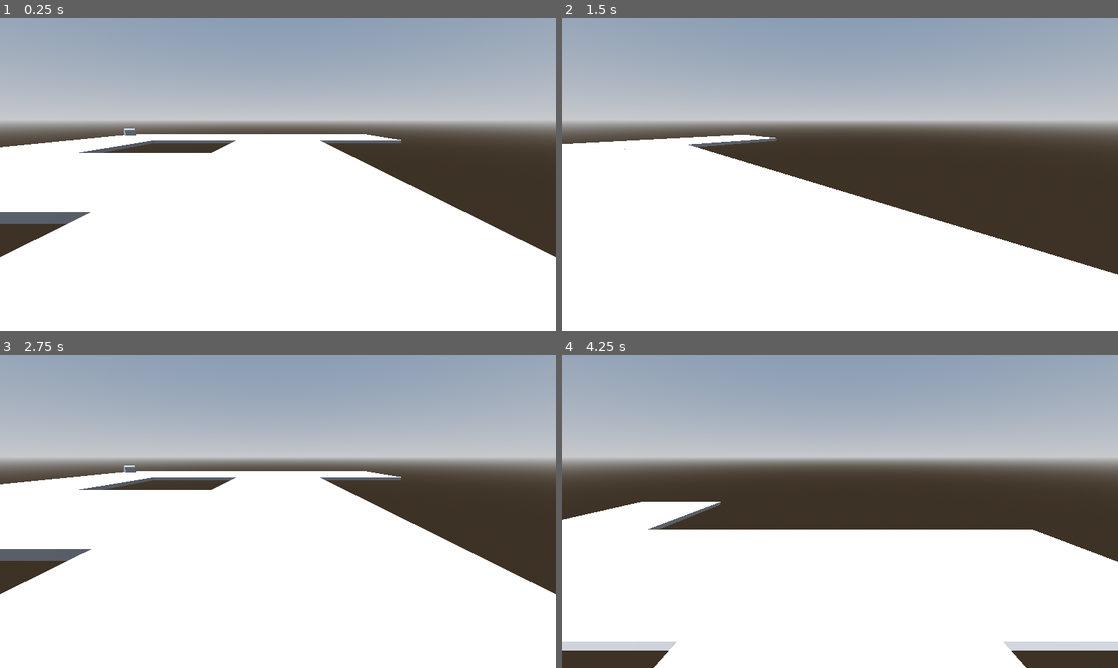
Above: before the commit, frames 1-4 (two rows, left to right).
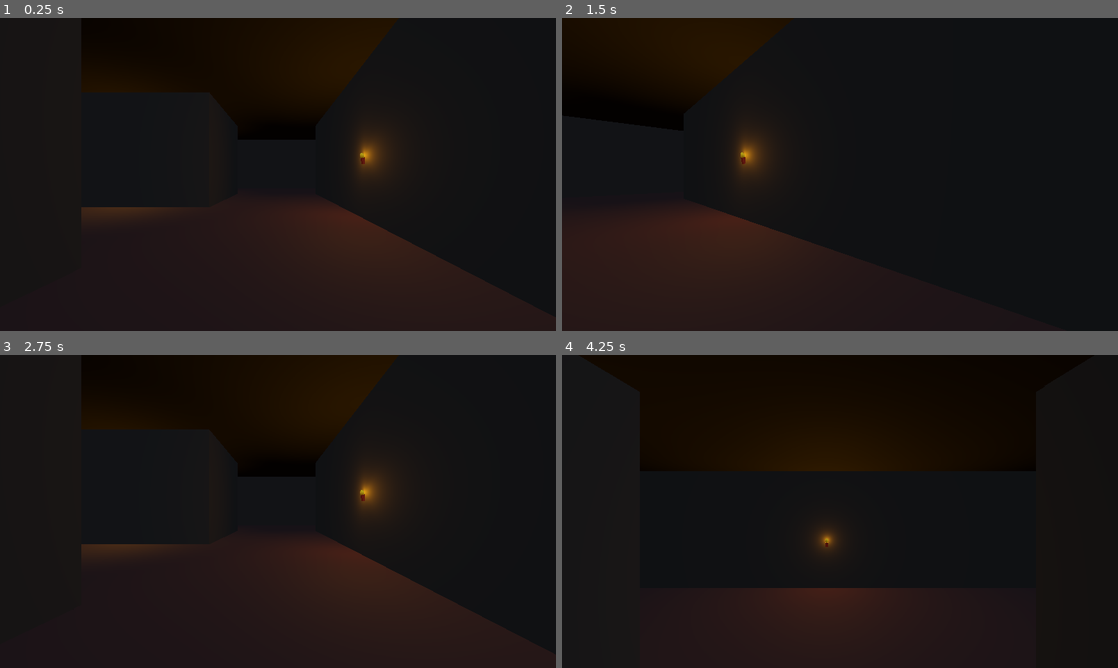
Above: after the commit, the same moments.

Repository: Cybierre-Koffee-Studio/GameOff2023
Game: Godot game, scene res://ProtoCrawler/world.tscn
Same seed, same stepped clock (60 frames per second), same inputs: the game is played once before the commit and once after it. This scene is started directly instead of the project's main scene.
Inputs (mouse positions are in pixels of both pictures, inside the frame that each line leads up to):
- Up to frame 1 (0.25 s): no input
- Up to frame 2 (1.5 s): tap Enter (ui_accept) at 0.5, 0.77 s; move the mouse to (962, 158) at 0.52 s; hold D (AllerADroite) 0.53-1.28 s; tap S (Reculer) at 0.6 s; click (962, 158) at 0.67 s; move the mouse to (728, 190) at 1.27 s; hold Down (ui_down) from 1.28 s (still down); tap E (rotaCamDroite) at 1.35 s
- Up to frame 3 (2.75 s): tap Enter (ui_accept) at 1.52 s; move the mouse to (333, 442) at 2.02 s; release Down (ui_down) at 2.03 s; hold D (AllerADroite) from 2.03 s (still down); tap A (rotaCamGauche) at 2.1 s
- Up to frame 4 (4.25 s): tap Enter (ui_accept) at 2.75, 3.02, 3.77 s; move the mouse to (812, 574) at 2.77 s; release D (AllerADroite) at 2.78 s; hold Z (Avancer) 2.78-3.53 s; tap S (Reculer) at 2.85 s; click (812, 574) at 2.92 s; move the mouse to (1006, 558) at 3.52 s; hold Q (AllerAGauche) from 3.53 s (still down); tap E (rotaCamDroite) at 3.6 s

The runs differ from the first frame. In frame 1, 100% of the frame differs, in the area x 0-100%, y 0-100%; in frame 2, 100%; in frame 3, 100%; in frame 4, 100%.

Commit message:
improve proto crawler

Diff:
--- a/godot/ProtoCrawler/tile.tscn
+++ b/godot/ProtoCrawler/tile.tscn
@@ -1,8 +1,12 @@
-[gd_scene load_steps=5 format=3 uid="uid://dfg5cslxxcqua"]
+[gd_scene load_steps=6 format=3 uid="uid://dfg5cslxxcqua"]
 
 [ext_resource type="Script" path="res://ProtoCrawler/tile.gd" id="1_yko1j"]
 
+[sub_resource type="StandardMaterial3D" id="StandardMaterial3D_5pvwl"]
+albedo_color = Color(0.133333, 0.0117647, 0, 1)
+
 [sub_resource type="BoxMesh" id="BoxMesh_0i4al"]
+material = SubResource("StandardMaterial3D_5pvwl")
 size = Vector3(3, 0.1, 3)
 
 [sub_resource type="ConvexPolygonShape3D" id="ConvexPolygonShape3D_iii2w"]
--- /dev/null
+++ b/godot/ProtoCrawler/torche.tscn
@@ -0,0 +1,35 @@
+[gd_scene load_steps=6 format=3 uid="uid://b5o47hkwlbute"]
+
+[sub_resource type="StandardMaterial3D" id="StandardMaterial3D_i22nl"]
+albedo_color = Color(0.615686, 0.141176, 0, 1)
+
+[sub_resource type="BoxMesh" id="BoxMesh_wx602"]
+material = SubResource("StandardMaterial3D_i22nl")
+size = Vector3(0.05, 0.1, 0.05)
+
+[sub_resource type="ConvexPolygonShape3D" id="ConvexPolygonShape3D_helkd"]
+points = PackedVector3Array(0.025, 0.0477152, 0.025, -0.025, -0.0492544, -0.025, -0.0242063, -0.0477152, 0.025, -0.025, 0.0492544, -0.025, 0.025, -0.0477152, -0.0242063, 0.025, -0.0477152, 0.025, -0.0242063, 0.0477152, 0.025, 0.025, 0.0477152, -0.0242063)
+
+[sub_resource type="StandardMaterial3D" id="StandardMaterial3D_kuuga"]
+albedo_color = Color(1, 0.788235, 0, 1)
+
+[sub_resource type="SphereMesh" id="SphereMesh_xus04"]
+material = SubResource("StandardMaterial3D_kuuga")
+radius = 0.03
+height = 0.1
+
+[node name="torche" type="StaticBody3D"]
+
+[node name="OmniLight3D" type="OmniLight3D" parent="."]
+transform = Transform3D(1, 0, 0, 0, 1, 0, 0, 0, 1, 0, 0.0925018, 0)
+light_color = Color(1, 0.65098, 0, 1)
+
+[node name="MeshInstance3D" type="MeshInstance3D" parent="."]
+mesh = SubResource("BoxMesh_wx602")
+
+[node name="CollisionShape3D" type="CollisionShape3D" parent="."]
+shape = SubResource("ConvexPolygonShape3D_helkd")
+
+[node name="MeshInstance3D2" type="MeshInstance3D" parent="."]
+transform = Transform3D(1, 0, 0, 0, 1, 0, 0, 0, 1, 0, 0.0817123, 0)
+mesh = SubResource("SphereMesh_xus04")
--- a/godot/ProtoCrawler/world.tscn
+++ b/godot/ProtoCrawler/world.tscn
@@ -1,8 +1,9 @@
-[gd_scene load_steps=9 format=3 uid="uid://co2iio2iuk517"]
+[gd_scene load_steps=12 format=3 uid="uid://co2iio2iuk517"]
 
 [ext_resource type="PackedScene" uid="uid://dfg5cslxxcqua" path="res://ProtoCrawler/tile.tscn" id="1_fjgk8"]
 [ext_resource type="Script" path="res://ProtoCrawler/joueur.gd" id="2_305lg"]
 [ext_resource type="PackedScene" uid="uid://by32aipxjix1q" path="res://ProtoCrawler/coffre.tscn" id="3_3i0ud"]
+[ext_resource type="PackedScene" uid="uid://b5o47hkwlbute" path="res://ProtoCrawler/torche.tscn" id="4_kgcqp"]
 
 [sub_resource type="ProceduralSkyMaterial" id="ProceduralSkyMaterial_755xj"]
 sky_horizon_color = Color(0.64625, 0.65575, 0.67075, 1)
@@ -23,6 +24,13 @@
 [sub_resource type="ConvexPolygonShape3D" id="ConvexPolygonShape3D_7omxb"]
 points = PackedVector3Array(-0.0626015, -0.266393, -0.240247, 0.0113916, 0.238035, 0.249442, 0.0848621, 0.279592, 0.232 …(936 unchanged characters)…
 
+[sub_resource type="StandardMaterial3D" id="StandardMaterial3D_06nwg"]
+albedo_color = Color(0.0980392, 0.0980392, 0.0980392, 1)
+
+[sub_resource type="BoxMesh" id="BoxMesh_vuoj3"]
+material = SubResource("StandardMaterial3D_06nwg")
+size = Vector3(3, 3, 0.1)
+
 [node name="World" type="Node3D"]
 
 [node name="DirectionalLight3D" type="DirectionalLight3D" parent="."]
@@ -103,7 +111,135 @@
 collide_with_bodies = false
 
 [node name="Camera3D" type="Camera3D" parent="joueur"]
-transform = Transform3D(-4.2222e-08, 0.258819, -0.965926, 1.13133e-08, 0.965926, 0.258819, 1, 0, -4.37114e-08, 0, 0.765409, 0)
+transform = Transform3D(-4.37114e-08, -5.96047e-08, -1, -5.31282e-14, 1, -5.96047e-08, 1, 5.05228e-14, -4.37114e-08, 0, 0.765409, 0)
 
 [node name="coffre" parent="." instance=ExtResource("3_3i0ud")]
 transform = Transform3D(0.756767, 0, -0.653685, 0, 1, 0, 0.653685, 0, 0.756767, 9.89668, 0.05, -7.06791)
+
+[node name="murs" type="Node3D" parent="."]
+
+[node name="mur" type="MeshInstance3D" parent="murs"]
+transform = Transform3D(1, 0, 0, 0, 1, 0, 0, 0, 1, 0, 1.46039, 1.44115)
+mesh = SubResource("BoxMesh_vuoj3")
+
+[node name="mur4" type="MeshInstance3D" parent="murs"]
+transform = Transform3D(1, 0, 0, 0, 1, 0, 0, 0, 1, 0, 1.46039, -1.55885)
+mesh = SubResource("BoxMesh_vuoj3")
+
+[node name="mur5" type="MeshInstance3D" parent="murs"]
+transform = Transform3D(1, 0, 0, 0, 1, 0, 0, 0, 1, 6, 1.46039, -1.55885)
+mesh = SubResource("BoxMesh_vuoj3")
+
+[node name="mur6" type="MeshInstance3D" parent="murs"]
+transform = Transform3D(1, 0, 0, 0, 1, 0, 0, 0, 1, 6, 1.46039, -4.55885)
+mesh = SubResource("BoxMesh_vuoj3")
+
+[node name="mur7" type="MeshInstance3D" parent="murs"]
+transform = Transform3D(1, 0, 0, 0, 1, 0, 0, 0, 1, 6, 1.46039, -7.55885)
+mesh = SubResource("BoxMesh_vuoj3")
+
+[node name="mur8" type="MeshInstance3D" parent="murs"]
+transform = Transform3D(1, 0, 0, 0, 1, 0, 0, 0, 1, 9, 1.46039, -7.55885)
+mesh = SubResource("BoxMesh_vuoj3")
+
+[node name="mur9" type="MeshInstance3D" parent="murs"]
+transform = Transform3D(1, 0, 0, 0, 1, 0, 0, 0, 1, 3, 1.46039, -7.55885)
+mesh = SubResource("BoxMesh_vuoj3")
+
+[node name="mur2" type="MeshInstance3D" parent="murs"]
+transform = Transform3D(1, 0, 0, 0, 1, 0, 0, 0, 1, 3, 1.46039, 1.44115)
+mesh = SubResource("BoxMesh_vuoj3")
+
+[node name="mur21" type="MeshInstance3D" parent="murs"]
+transform = Transform3D(1, 0, 0, 0, -4.37114e-08, 1, 0, -1, -4.37114e-08, 0.0740817, 2.61424, -0.0727794)
+mesh = SubResource("BoxMesh_vuoj3")
+
+[node name="mur22" type="MeshInstance3D" parent="murs"]
+transform = Transform3D(1, 0, 0, 0, -4.37114e-08, 1, 0, -1, -4.37114e-08, 3.07408, 2.61424, -0.0727794)
+mesh = SubResource("BoxMesh_vuoj3")
+
+[node name="mur23" type="MeshInstance3D" parent="murs"]
+transform = Transform3D(1, 0, 0, 0, -4.37114e-08, 1, 0, -1, -4.37114e-08, 6.07408, 2.61424, -0.0727794)
+mesh = SubResource("BoxMesh_vuoj3")
+
+[node name="mur24" type="MeshInstance3D" parent="murs"]
+transform = Transform3D(1, 0, 0, 0, -4.37114e-08, 1, 0, -1, -4.37114e-08, 9.07408, 2.61424, -0.0727794)
+mesh = SubResource("BoxMesh_vuoj3")
+
+[node name="mur25" type="MeshInstance3D" parent="murs"]
+transform = Transform3D(1, 0, 0, 0, -4.37114e-08, 1, 0, -1, -4.37114e-08, 9.07408, 2.61424, 2.92722)
+mesh = SubResource("BoxMesh_vuoj3")
+
+[node name="mur26" type="MeshInstance3D" parent="murs"]
+transform = Transform3D(1, 0, 0, 0, -4.37114e-08, 1, 0, -1, -4.37114e-08, 9.07408, 2.61424, -3.07278)
+mesh = SubResource("BoxMesh_vuoj3")
+
+[node name="mur27" type="MeshInstance3D" parent="murs"]
+transform = Transform3D(1, 0, 0, 0, -4.37114e-08, 1, 0, -1, -4.37114e-08, 9.07408, 2.61424, -6.07278)
+mesh = SubResource("BoxMesh_vuoj3")
+
+[node name="mur28" type="MeshInstance3D" parent="murs"]
+transform = Transform3D(1, 0, 0, 0, -4.37114e-08, 1, 0, -1, -4.37114e-08, 6.07408, 2.61424, -6.07278)
+mesh = SubResource("BoxMesh_vuoj3")
+
+[node name="mur29" type="MeshInstance3D" parent="murs"]
+transform = Transform3D(1, 0, 0, 0, -4.37114e-08, 1, 0, -1, -4.37114e-08, 3.07408, 2.61424, -6.07278)
+mesh = SubResource("BoxMesh_vuoj3")
+
+[node name="mur30" type="MeshInstance3D" parent="murs"]
+transform = Transform3D(1, 0, 0, 0, -4.37114e-08, 1, 0, -1, -4.37114e-08, 3.07408, 2.61424, -3.07278)
+mesh = SubResource("BoxMesh_vuoj3")
+
+[node name="mur3" type="MeshInstance3D" parent="murs"]
+transform = Transform3D(1, 0, 0, 0, 1, 0, 0, 0, 1, 6, 1.46039, 1.44115)
+mesh = SubResource("BoxMesh_vuoj3")
+
+[node name="mur10" type="MeshInstance3D" parent="murs"]
+transform = Transform3D(1, 0, 0, 0, 1, 0, 0, 0, 1, 9, 1.46039, 4.44115)
+mesh = SubResource("BoxMesh_vuoj3")
+
+[node name="mur11" type="MeshInstance3D" parent="murs"]
+transform = Transform3D(-4.37114e-08, 0, 1, 0, 1, 0, -1, 0, -4.37114e-08, 7.51416, 1.46039, 2.99205)
+mesh = SubResource("BoxMesh_vuoj3")
+
+[node name="mur12" type="MeshInstance3D" parent="murs"]
+transform = Transform3D(-4.37114e-08, 0, 1, 0, 1, 0, -1, 0, -4.37114e-08, 10.5142, 1.46039, 2.99205)
+mesh = SubResource("BoxMesh_vuoj3")
+
+[node name="mur13" type="MeshInstance3D" parent="murs"]
+transform = Transform3D(-4.37114e-08, 0, 1, 0, 1, 0, -1, 0, -4.37114e-08, 10.5142, 1.46039, -0.00795174)
+mesh = SubResource("BoxMesh_vuoj3")
+
+[node name="mur14" type="MeshInstance3D" parent="murs"]
+transform = Transform3D(-4.37114e-08, 0, 1, 0, 1, 0, -1, 0, -4.37114e-08, 10.5142, 1.46039, -3.00795)
+mesh = SubResource("BoxMesh_vuoj3")
+
+[node name="mur16" type="MeshInstance3D" parent="murs"]
+transform = Transform3D(-4.37114e-08, 0, 1, 0, 1, 0, -1, 0, -4.37114e-08, 7.51416, 1.46039, -3.00795)
+mesh = SubResource("BoxMesh_vuoj3")
+
+[node name="mur17" type="MeshInstance3D" parent="murs"]
+transform = Transform3D(-4.37114e-08, 0, 1, 0, 1, 0, -1, 0, -4.37114e-08, 4.51416, 1.46039, -3.00795)
+mesh = SubResource("BoxMesh_vuoj3")
+
+[node name="mur18" type="MeshInstance3D" parent="murs"]
+transform = Transform3D(-4.37114e-08, 0, 1, 0, 1, 0, -1, 0, -4.37114e-08, 1.51416, 1.46039, -3.00795)
+mesh = SubResource("BoxMesh_vuoj3")
+
+[node name="mur19" type="MeshInstance3D" parent="murs"]
+transform = Transform3D(-4.37114e-08, 0, 1, 0, 1, 0, -1, 0, -4.37114e-08, 1.51416, 1.46039, -6.00795)
+mesh = SubResource("BoxMesh_vuoj3")
+
+[node name="mur20" type="MeshInstance3D" parent="murs"]
+transform = Transform3D(-4.37114e-08, 0, 1, 0, 1, 0, -1, 0, -4.37114e-08, -1.48584, 1.46039, -0.00795174)
+mesh = SubResource("BoxMesh_vuoj3")
+
+[node name="mur15" type="MeshInstance3D" parent="murs"]
+transform = Transform3D(-4.37114e-08, 0, 1, 0, 1, 0, -1, 0, -4.37114e-08, 10.5142, 1.46039, -6.00795)
+mesh = SubResource("BoxMesh_vuoj3")
+
+[node name="torche" parent="." instance=ExtResource("4_kgcqp")]
+transform = Transform3D(1, 0, 0, 0, 0.976004, 0.217751, 0, -0.217751, 0.976004, 3.28055, 0.984493, 1.37289)
+
+[node name="torche2" parent="." instance=ExtResource("4_kgcqp")]
+transform = Transform3D(1, 0, 0, 0, 0.976004, 0.217751, 0, -0.217751, 0.976004, 6.24449, 0.984493, -4.63087)
